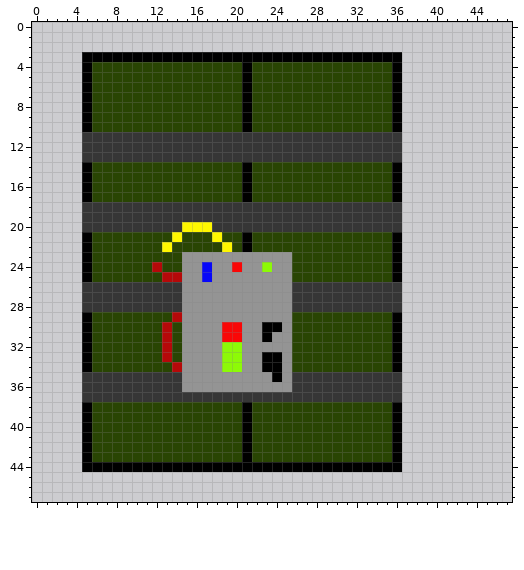
File history of a pixel-art sprite, app/images/tripwire-48.png. That is the earlier state.
The file is 48x48 pixels.
Now the later version:
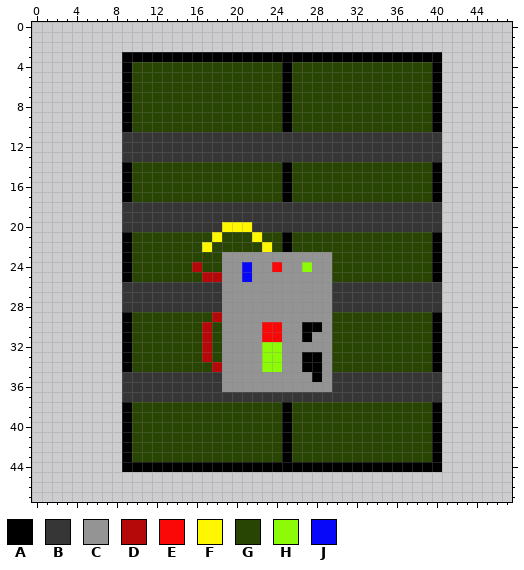
Palette (. is transparent): A #000000  B #363636  C #949494  D #b50909  E #fa0707  F #fff700  G #294503  H #8dfa07  J #0707fa
Change:
Changed rows in their new state; - is an unchanged pixel.
first column x 5:
 3 ....----------------------------AAAA
 4 ....A-----------G---A----------GGGGA
 5 ....A-----------G---A----------GGGGA
 6 ....A-----------G---A----------GGGGA
 7 ....A-----------G---A----------GGGGA
 8 ....A-----------G---A----------GGGGA
 9 ....A-----------G---A----------GGGGA
10 ....A-----------G---A----------GGGGA
11 ....----------------------------BBBB
12 ....----------------------------BBBB
13 ....----------------------------BBBB
14 ....A-----------G---A----------GGGGA
15 ....A-----------G---A----------GGGGA
16 ....A-----------G---A----------GGGGA
17 ....A-----------G---A----------GGGGA
18 ....----------------------------BBBB
19 ....----------------------------BBBB
20 ....------BBB-FFF---------------BBBB
21 ....A----G------GF--A----------GGGGA
22 ....A---G---F-G-G-F-A----------GGGGA
23 ....A-----GGGG-------CCCC------GGGGA
24 ....A--G--GDGG-CJ-CE-CHCC------GGGGA
25 ....A---GGGGDD--J----CCCC------GGGGA
26 ....------BBBB-------CCCC-------BBBB
27 ....------BBBB-------CCCC-------BBBB
28 ....------BBBB-------CCCC-------BBBB
29 ....A----GGGGD-------CCCC------GGGGA
30 ....A---G-GGDGCC--EE-CAAC------GGGGA
31 ....A---G-GGDGCC--EE-CACC------GGGGA
32 ....A---G-GGDGCC--HH-CCCC------GGGGA
33 ....A---G-GGDGCC--HH-CAAC------GGGGA
34 ....A----GGGGDCC--HH-CAAC------GGGGA
35 ....------BBBB-----C-CCAC-------BBBB
36 ....------BBBB-------CCCC-------BBBB
37 ....----------------------------BBBB
38 ....A-----------G---A----------GGGGA
39 ....A-----------G---A----------GGGGA
40 ....A-----------G---A----------GGGGA
41 ....A-----------G---A----------GGGGA
42 ....A-----------G---A----------GGGGA
43 ....A-----------G---A----------GGGGA
44 ....----------------------------AAAA
Where, in picture pixels (left, top, right, bottom), the same in both pictures:
changed: (82, 52, 332, 472)
changed: (392, 52, 442, 472)
